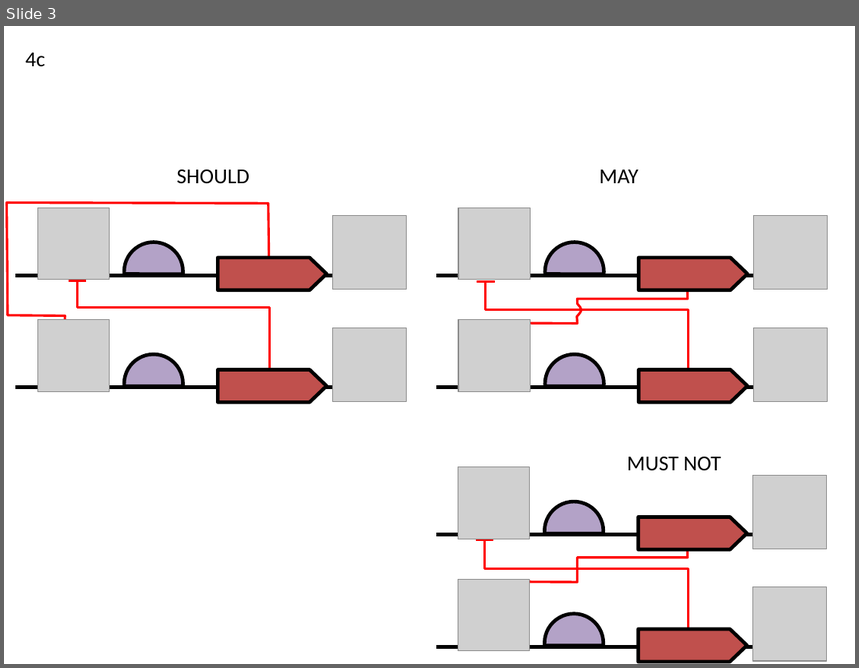
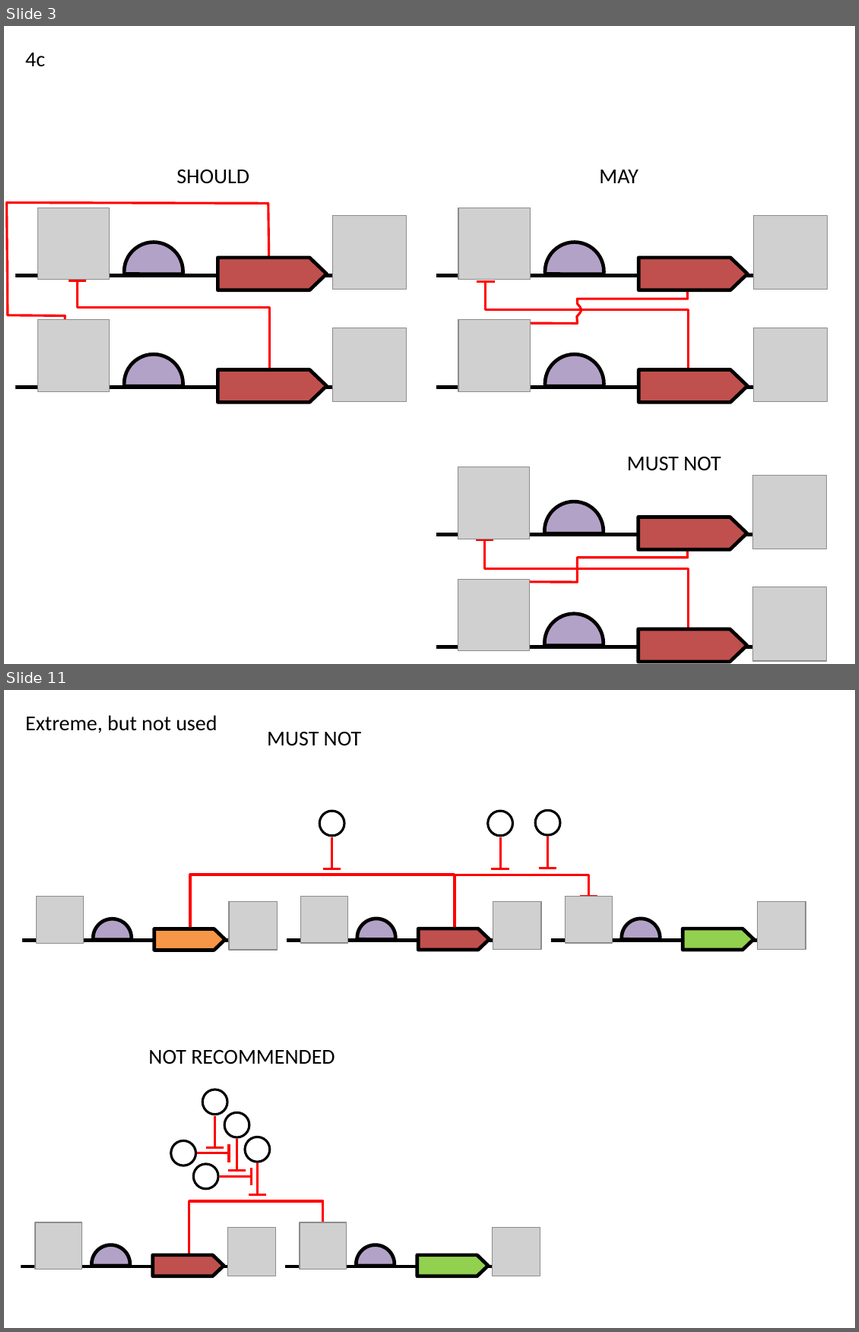
Before and after one commit to SynBioDex/SBOL-visual, a slide deck: specification/imgsrc/4.pptx. Shown one above the other, each under a label of ours: slide 3 before the commit, slides 3 and 11 after it; the slides between them are not shown. The pictures are 859x668 and 859x1332 pixels, drawn with LibreOffice and Linux fonts; fonts in the diff are those of the drawing; grey boxes stand for pictures. Boxes give left, top, right and bottom in pixels: in the first picture for what was removed or moved away, otherwise in the second. Text is boxed around its words. In the diff, an @@ line names an element or a change of style, - is before the commit and + after.

```diff
--- a/specification/imgsrc/4.pptx
+++ b/specification/imgsrc/4.pptx
@@ slide 11 added at box(4, 690, 855, 1328), background #FFFFFF @@
@@ text added at box(25, 715, 217, 733), 18 pt, text #000000 @@
+Extreme, but not used
@@ text added at box(267, 732, 362, 746), 18 pt, text #000000 @@
+MUST NOT
@@ ellipse added at box(320, 811, 344, 836), fill #FFFFFF, outline #000000 2 pt @@
@@ ellipse added at box(487, 811, 512, 836), fill #FFFFFF, outline #000000 2 pt @@
@@ ellipse added at box(535, 810, 560, 834), fill #FFFFFF, outline #000000 2 pt @@
@@ line added from (332, 869) to (332, 837), #FF0000 2 pt @@
@@ line added from (500, 869) to (500, 837), #FF0000 2 pt @@
@@ line added from (548, 868) to (548, 837), #FF0000 2 pt @@
@@ line added from (323, 869) to (341, 869), #FF0000 2 pt @@
@@ group added at box(23, 865, 806, 958): 6 pictures, 4 lines, 3 right arrows, 3 chord (boxed as its full ellipse)s, 2 elbow lines, 1 triangle @@
@@ line added from (492, 869) to (509, 869), #FF0000 2 pt @@
@@ line added from (538, 868) to (557, 868), #FF0000 2 pt @@
@@ text added at box(148, 1050, 335, 1065), 18 pt, text #000000 @@
+NOT RECOMMENDED
@@ ellipse added at box(202, 1090, 227, 1115), fill #FFFFFF, outline #000000 2 pt @@
@@ line added from (215, 1148) to (215, 1116), #FF0000 2 pt @@
@@ ellipse added at box(224, 1113, 249, 1138), fill #FFFFFF, outline #000000 2 pt @@
@@ ellipse added at box(171, 1141, 196, 1166), fill #FFFFFF, outline #000000 2 pt @@
@@ line added from (229, 1163) to (229, 1144), #FF0000 2 pt @@
@@ line added from (237, 1171) to (237, 1139), #FF0000 2 pt @@
@@ ellipse added at box(245, 1137, 269, 1161), fill #FFFFFF, outline #000000 2 pt @@
@@ ellipse added at box(194, 1164, 218, 1189), fill #FFFFFF, outline #000000 2 pt @@
@@ line added from (229, 1153) to (197, 1153), #FF0000 2 pt @@
@@ line added from (205, 1148) to (224, 1148), #FF0000 2 pt @@
@@ line added from (252, 1186) to (252, 1167), #FF0000 2 pt @@
@@ line added from (258, 1195) to (258, 1163), #FF0000 2 pt @@
@@ line added from (252, 1177) to (220, 1177), #FF0000 2 pt @@
@@ line added from (228, 1171) to (246, 1171), #FF0000 2 pt @@
@@ elbow line added from (189, 1255) to (323, 1223), #FF0000 2 pt @@
@@ line added from (248, 1195) to (266, 1195), #FF0000 2 pt @@
@@ group added at box(21, 1223, 276, 1284): 2 pictures, 1 line, 1 right arrow, 1 chord (boxed as its full ellipse) @@
@@ line added from (314, 1223) to (332, 1223), #FF0000 2 pt @@
@@ group added at box(286, 1223, 541, 1284): 2 pictures, 1 line, 1 right arrow, 1 chord (boxed as its full ellipse) @@
```
Also in this commit, not shown: 4 slides changed, 3 other slides added, 1 slide removed, 13 other files.
